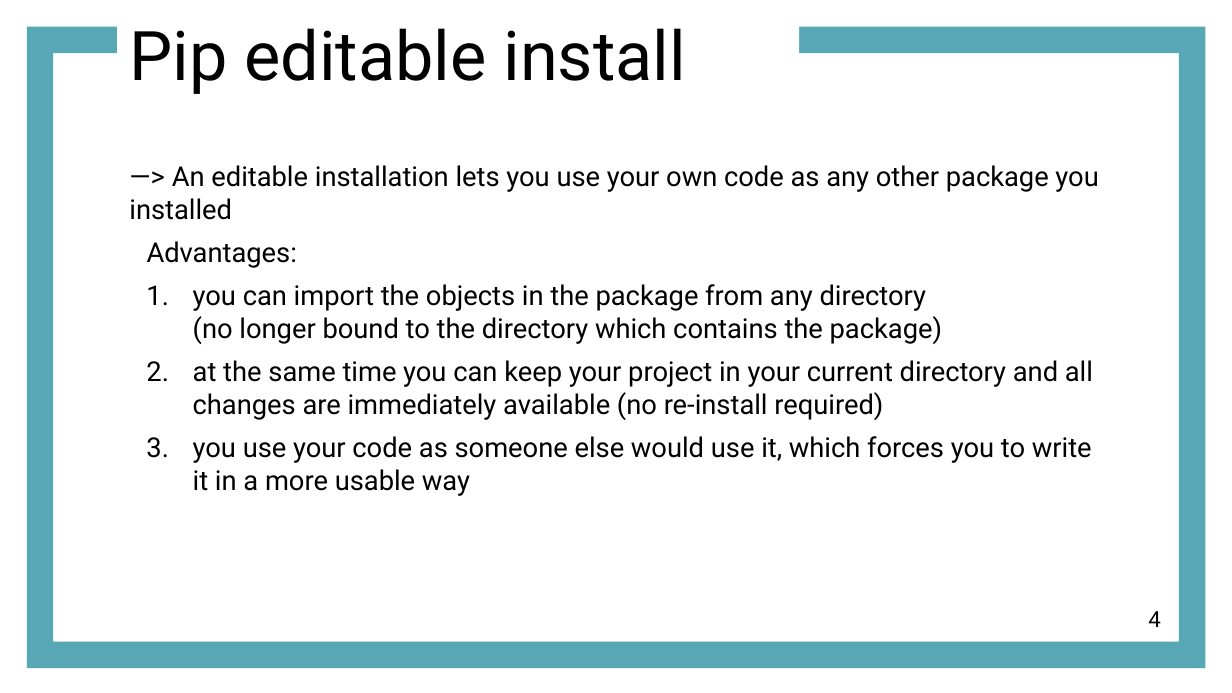
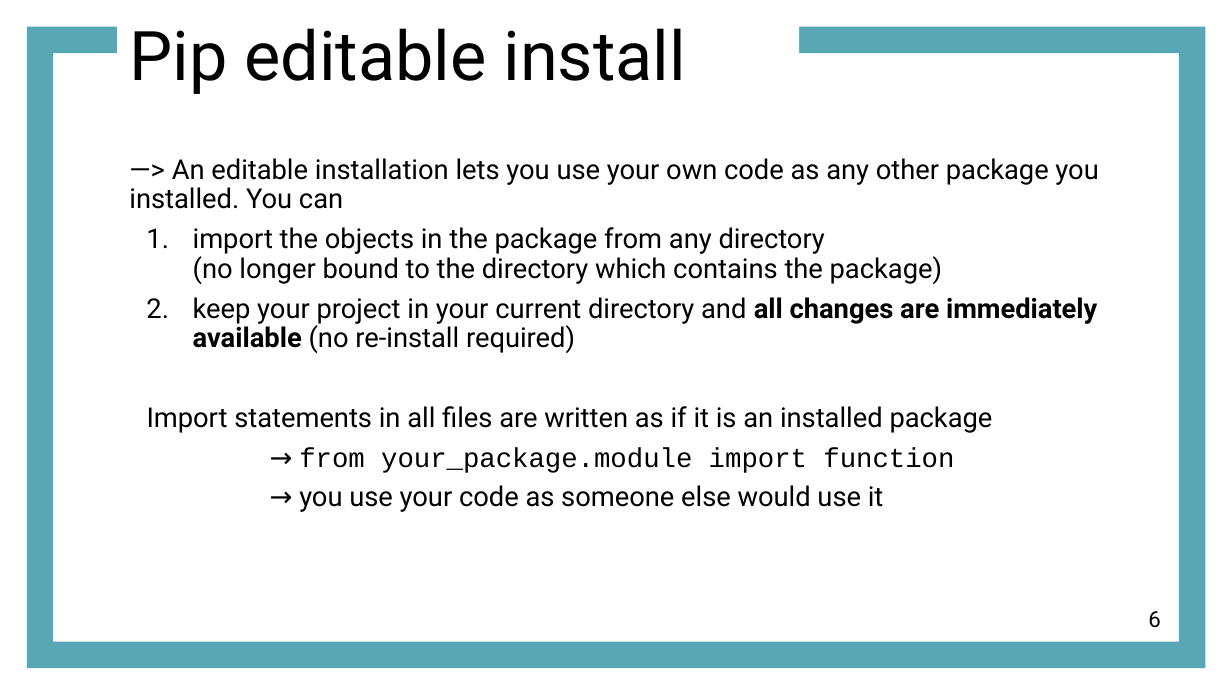
Before and after one commit to otizonaizit/TAM-retreat, a slide deck: slide 6 of ODD/materials/part2_packages_editable_install.pptx (slide 4 before the commit). Drawn at 1232x693 pixels with LibreOffice and Linux fonts; fonts in the diff are those of the drawing. Boxes give left, top, right and bottom in pixels: in the first picture for what was removed or moved away, otherwise in the second. Text is boxed around its words. In the diff, an @@ line names an element or a change of style, - is before the commit and + after.

```diff
--- a/ODD/materials/part2_packages_editable_install.pptx
+++ b/ODD/materials/part2_packages_editable_install.pptx
@@ text at (x1=129, y1=158, x2=1098, y2=512): text changed @@
-—> An editable installation lets you use your own code as any other package you installed
-Advantages:
-1. you can import the objects in the package from any directory
-   (no longer bound to the directory which contains the package)
-2. at the same time you can keep your project in your current directory and all changes are immediately available (no re-install required)
-3. you use your code as someone else would use it, which forces you to write it in a more usable way
+—> An editable installation lets you use your own code as any other package you installed. You can
+1. import the objects in the package from any directory
+   (no longer bound to the directory which contains the package)
+2. keep your project in your current directory and all changes are immediately available (no re-install required)
+Import statements in all files are written as if it is an installed package
+→ from your_package.module import function
+→ you use your code as someone else would use it
@@ page number at (x1=1148, y1=611, x2=1161, y2=628): text changed @@
-4
+6
```
Also in this commit, not shown: 6 other slides changed, 2 other files.
